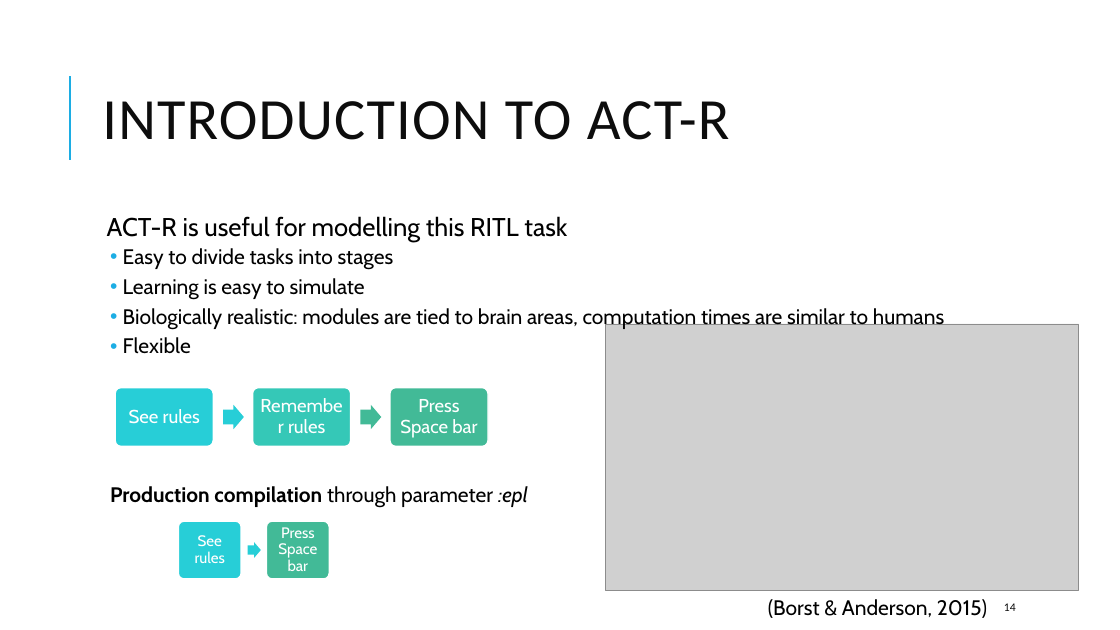
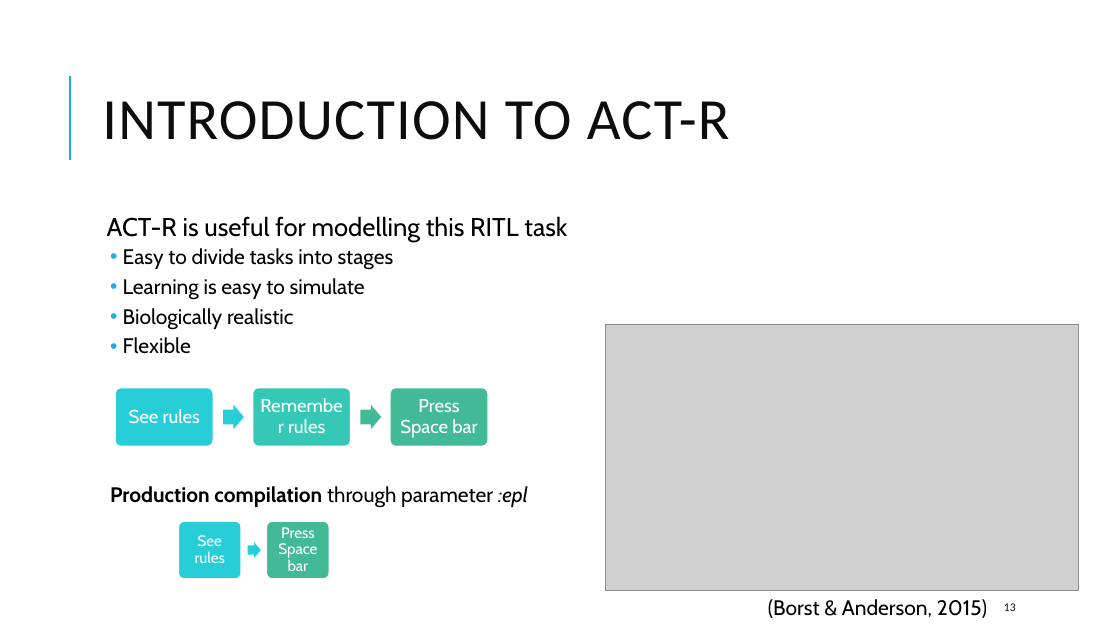
Before and after one commit to UWCCDL/ACTR_RITL, a slide deck: slide 13 of Presentation_August17_CMdeBlecourt_s2188813.pptx (slide 14 before the commit). Drawn at 1120x630 pixels with LibreOffice and Linux fonts; fonts in the diff are those of the drawing; grey boxes stand for pictures. Boxes give left, top, right and bottom in pixels: in the first picture for what was removed or moved away, otherwise in the second. Text is boxed around its words. In the diff, an @@ line names an element or a change of style, - is before the commit and + after.

```diff
--- a/Presentation_August17_CMdeBlecourt_s2188813.pptx
+++ b/Presentation_August17_CMdeBlecourt_s2188813.pptx
@@ text at [123,308,293,330]: text changed @@
-  • Biologically realistic: modules are tied to brain areas, computation times are similar to humans
+  • Biologically realistic
@@ page number at [1004,603,1016,611]: text changed @@
-14
+13
```
Also in this commit, not shown: 13 other slides changed, 9 slides added, 8 slides removed.
